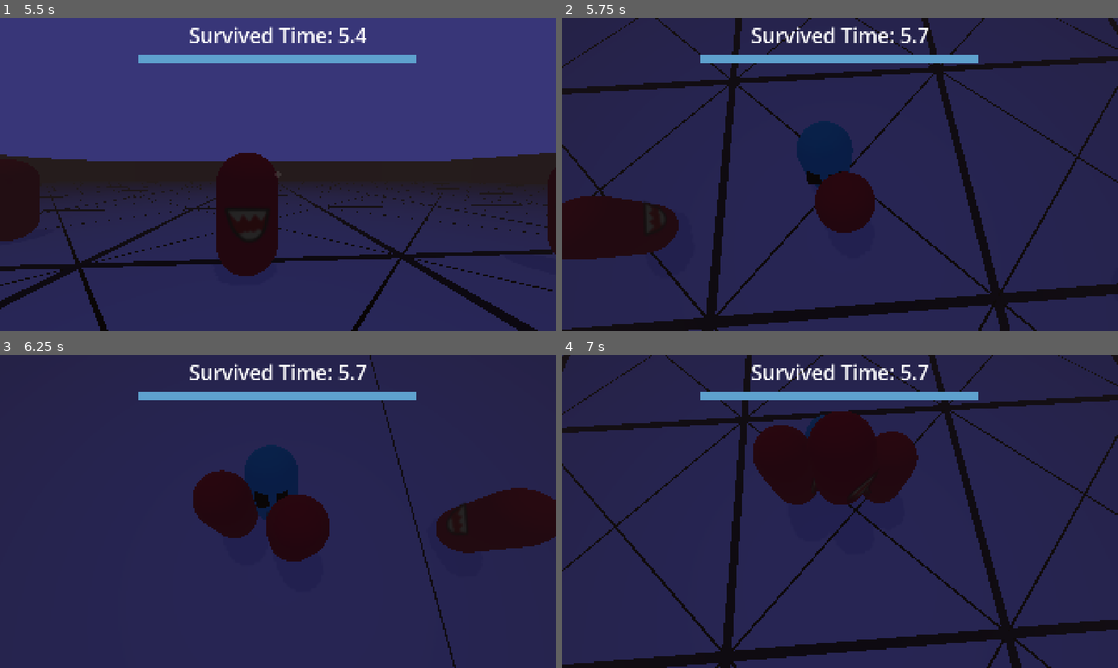
Above: before the commit, frames 1-4 (two rows, left to right).
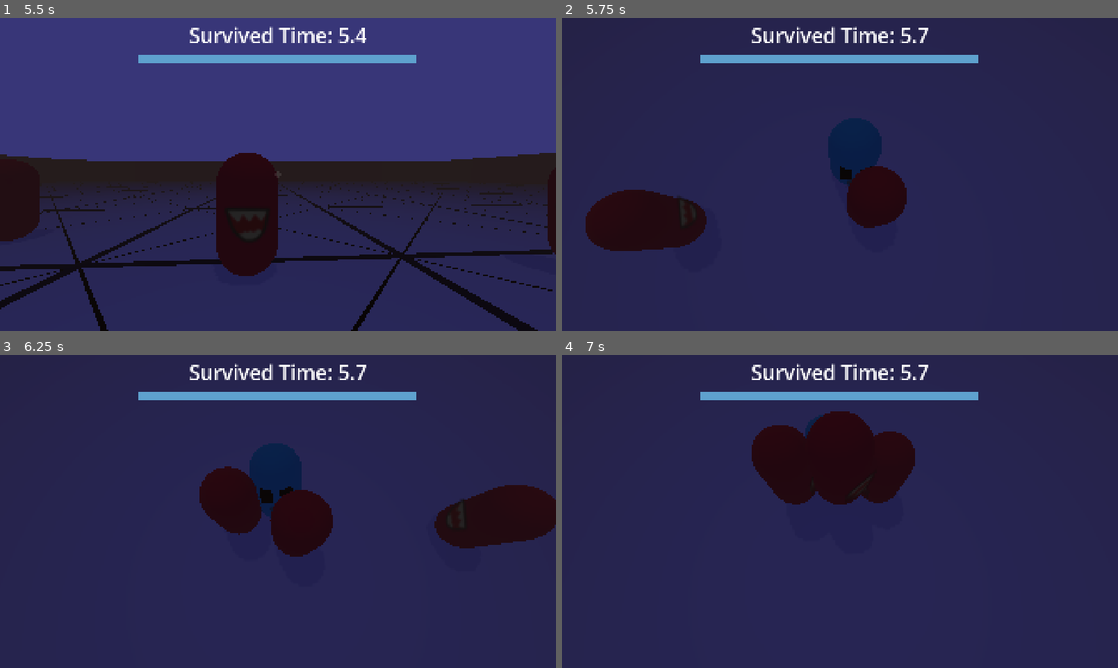
Above: after the commit, the same moments.

Repository: robotmaster/3d_game
Game: Godot game, scene res://scenes/main.tscn
Two runs of this game, one before a commit and one after it. Both use one fixed random seed, a clock stepped at 60 frames per second and the inputs below.
Inputs (mouse positions are in pixels of both pictures, inside the frame that each line leads up to):
- Up to frame 1 (5.5 s): move the mouse to (305, 174) at 0.52 s; hold W (forward) from 0.53 s (still down); click (305, 174) at 0.6 s; tap Space at 0.77, 1.52, 3.02, 3.77, 4.52 s; move the mouse to (250, 174) at 1.27 s; tap Shift (sprint) at 1.35, 2.85, 4.35 s; move the mouse to (289, 168) at 2.02 s; click (289, 168) at 2.1 s; move the mouse to (272, 180) at 2.77 s; move the mouse to (316, 177) at 3.52 s; click (316, 177) at 3.6 s; move the mouse to (233, 171) at 4.27 s; move the mouse to (283, 174) at 5.02 s; click (283, 174) at 5.1 s
- Up to frame 2 (5.75 s): keep holding W (forward)
- Up to frame 3 (6.25 s): move the mouse to (255, 505) at 5.77 s; release W (forward) at 5.78 s; hold D (right) from 5.78 s (still down); tap Shift (sprint) at 5.85 s; tap Space at 6.02 s
- Up to frame 4 (7 s): move the mouse to (867, 511) at 6.52 s; release D (right) at 6.53 s; hold W (forward) from 6.53 s (still down); click (867, 511) at 6.6 s; tap Space at 6.77 s

Frame 1 is identical in both runs. In frame 2, 16% of the frame differs, in the area x 0-100%, y 0-100%; in frame 3, 2.3%; in frame 4, 9.9%.

Commit message:
changes screen shake to make it more noticable

Diff:
--- a/3d-scary/scripts/main_camera.gd
+++ b/3d-scary/scripts/main_camera.gd
@@ -5,6 +5,7 @@
 
 func _process(delta: float) -> void:
 	var direction = Vector2.RIGHT.rotated(randf() * TAU)
-	var dir_3d = transform.basis * Vector3(direction.x, 0, direction.y).normalized()
+	var dir_3d = global_transform.basis * Vector3(direction.x, 0, direction.y).normalized()
+
 
 	position = dir_3d * Global.screen_shake
